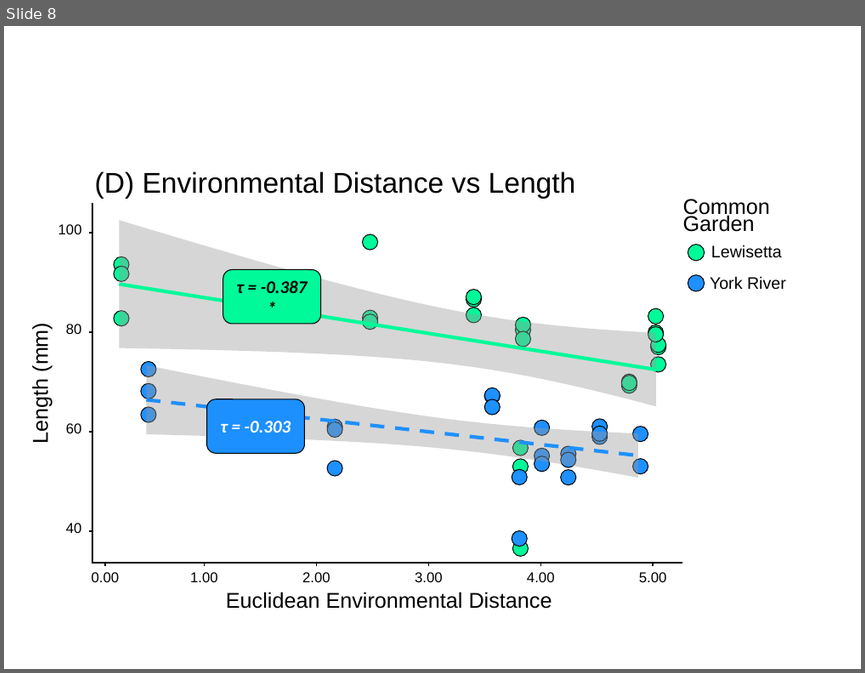
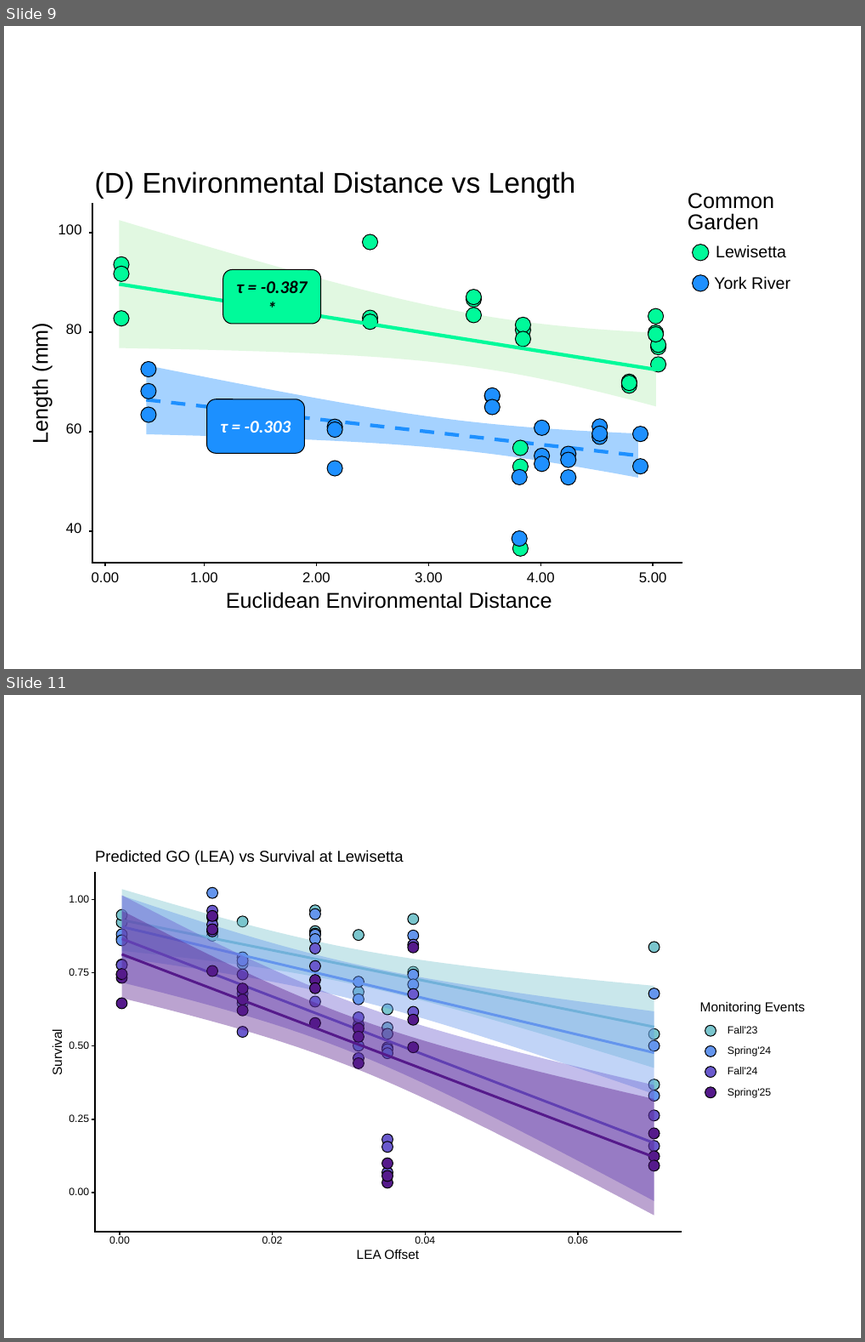
Before and after one commit to ModelValidationProgram/MVP_oyster_GO, a slide deck: results/figures/GO_compare_edited.pptx. Shown one above the other, each under a label of ours: slide 8 before the commit, slides 9 and 11 after it; the slides between them are not shown. The pictures are 865x673 and 865x1342 pixels, drawn with LibreOffice and Linux fonts; fonts in the diff are those of the drawing. Boxes give left, top, right and bottom in pixels: in the first picture for what was removed or moved away, otherwise in the second. Text is boxed around its words. In the diff, an @@ line names an element or a change of style, - is before the commit and + after.

```diff
--- a/results/figures/GO_compare_edited.pptx
+++ b/results/figures/GO_compare_edited.pptx
@@ slide 11 added at (4,695,861,1338), background #FFFFFF @@
@@ group added at (46,845,818,1269): 93 ellipses, 19 freeform shapes, 17 texts, 7 rectangles @@
+0.00
+0.25
+0.50
+0.75
+1.00
+0.00
+0.02
+0.04
+0.06
+LEA Offset
+Survival
+Monitoring Events
+Fall'23
+Spring'24
+Fall'24
+Spring'25
+Predicted GO (LEA) vs Survival at Lewisetta
@@ what was slide 8 is now slide 9 @@
@@ slide 9 changed as well @@
@@ text "Common": place and size @@
-text "Common" at (683,199,770,232)
+text "Common" at (687,193,774,230)
@@ text "Common" at (687,193,774,230): line spacing 14pt to 17.6pt @@
@@ freeform shape at (119,220,656,406): fill #999999 at 40% opacity to #B4EEB4 at 40% opacity @@
@@ rectangle removed at (681,237,712,267) @@
@@ 2 texts, 2 ellipses, 1 rectangle: place and size @@
-2 texts, 2 ellipses, 1 rectangle at (681,244,786,299)
+2 texts, 2 ellipses, 1 rectangle at (685,244,790,299)
@@ freeform shape at (146,365,638,477): fill #999999 at 40% opacity to #1E90FF at 40% opacity @@
```
Also in this commit, not shown: 7 other slides changed, 17 other slides added.
